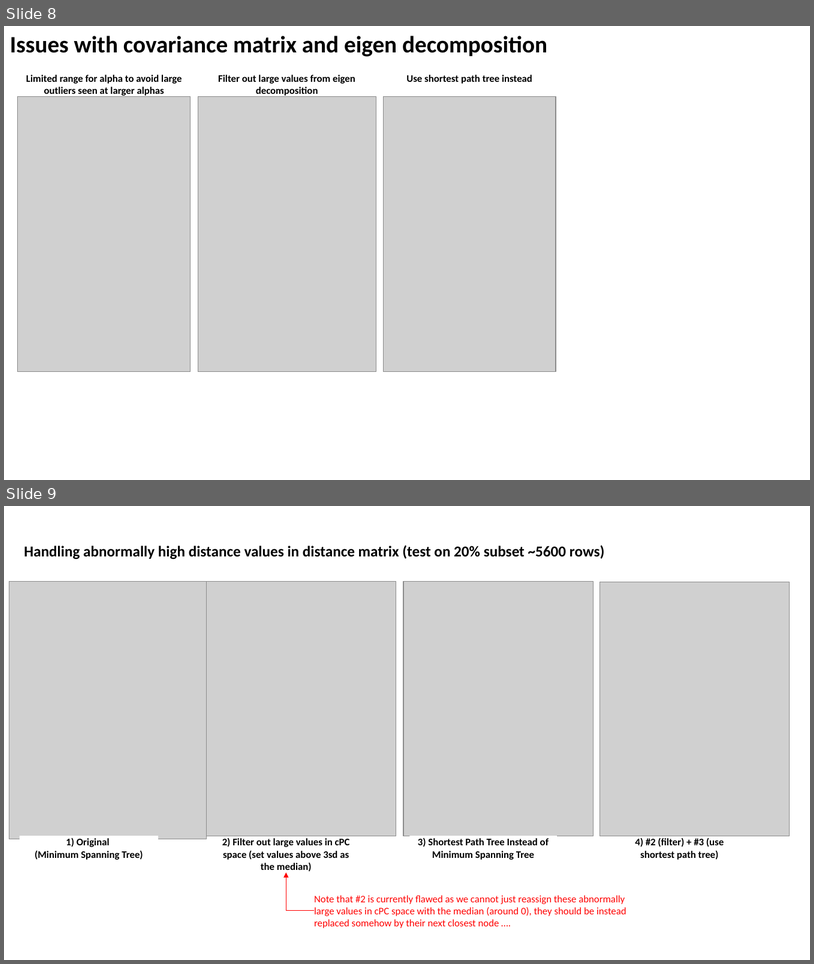
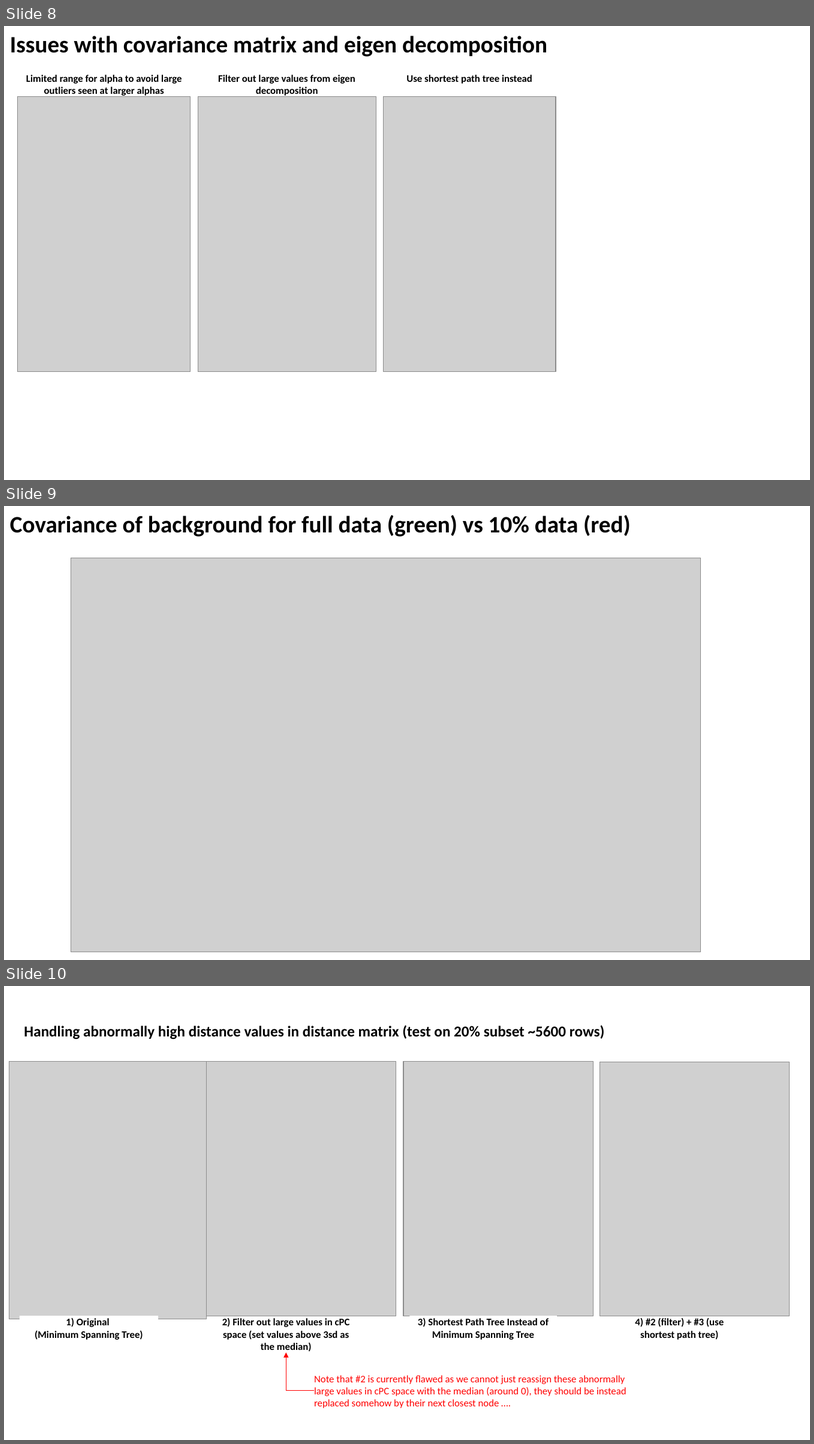
Before and after one commit to zhaohanxiong/OxfordCVM, a slide deck: job_results.pptx. Shown one above the other, each under a label of ours: slides 8 and 9 before the commit, slides 8, 9 and 10 after it. The pictures are 814x964 and 814x1444 pixels, drawn with LibreOffice and Linux fonts; fonts in the diff are those of the drawing; grey boxes stand for pictures. Boxes give left, top, right and bottom in pixels: in the first picture for what was removed or moved away, otherwise in the second. Text is boxed around its words. In the diff, an @@ line names an element or a change of style, - is before the commit and + after.

Commit message:
compare covariance matrices of 10% vs full data run

```diff
--- a/job_results.pptx
+++ b/job_results.pptx
@@ slide 9 added at bbox=[4, 506, 810, 960], background #FFFFFF @@
@@ text added at bbox=[10, 515, 631, 537], 28 pt, text #000000, bold @@
+Covariance of background for full data (green) vs 10% data (red)
@@ picture added at bbox=[71, 558, 702, 952] @@
@@ what was slide 9 is now slide 10 @@
```
